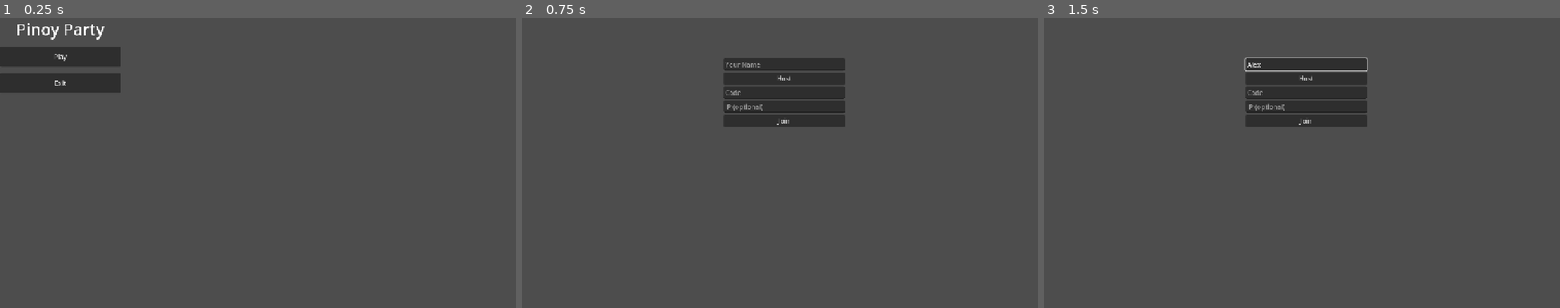
Above: before the commit, frames 1-3 (left to right).
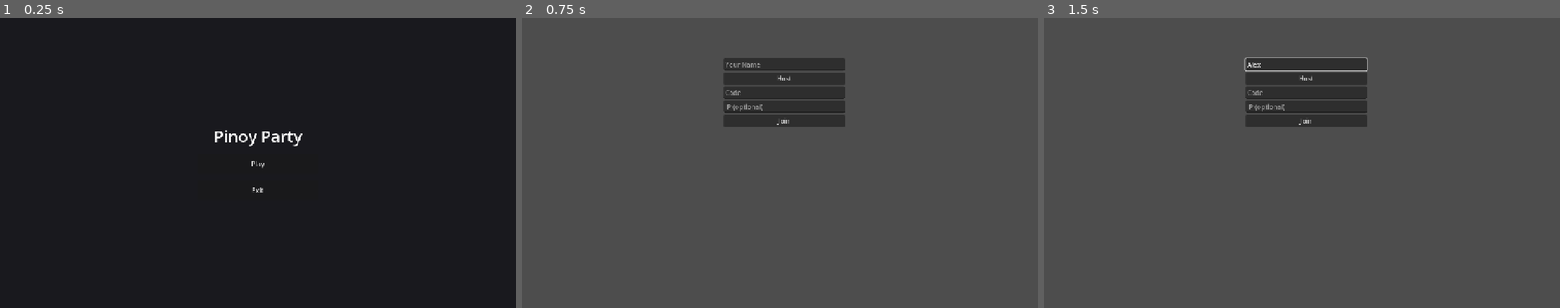
Above: after the commit, the same moments.

Repository: Zephyrdoestech/Pinoy-Party
Game: Godot game, scene res://scenes/ui/MainMenu.tscn
Same seed, same stepped clock (60 frames per second), same inputs: the game is played once before the commit and once after it.
Inputs (mouse positions are in pixels of both pictures, inside the frame that each line leads up to):
- Up to frame 1 (0.25 s): no input
- Up to frame 2 (0.75 s): click "Play" at 0.5 s
- Up to frame 3 (1.5 s): click (1307, 64) at 1.27 s; type "Alex" at 1.35 s

The runs differ from the first frame. In frame 1, 97% of the frame differs, in the area x 0-100%, y 0-100%; in frame 2, nothing differs; in frame 3, nothing differs.

Commit message:
main manu

Diff:
--- a/pinoy-party/data/trivia_questions.json
+++ b/pinoy-party/data/trivia_questions.json
@@ -1,12 +1,37 @@
 [
-  {
-	"question": "Which historical artifact can you find in the men's room of a Las Vegas casino?",
-	"options": ["Real moon rocks", "A piece of the Berlin Wall", "Lincoln's top hat", "A chunk of Stonehenge"],
-	"correct_index": 0
-  },
-  {
-	"question": "What is the national fruit of the Philippines?",
-	"options": ["Mango", "Durian", "Banana", "Pineapple"],
-	"correct_index": 0
-  }
+{
+"question": "What common green leafy vegetable in the Philippines is often called a 'miracle tree' because it is very rich in vitamins and iron?",
+"options": ["Cabbage", "Malunggay", "Lettuce", "Pechay"],
+"correct_index": 1
+},
+{
+"question": "In the health lessons taught in Philippine schools, which food group does rice belong to?",
+"options": ["Go foods", "Grow foods", "Glow foods", "Junk foods"],
+"correct_index": 0
+},
+{
+"question": "What small, round, green citrus fruit is very popular in the Philippines for making juice rich in Vitamin C?",
+"options": ["Mango", "Calamansi", "Coconut", "Watermelon"],
+"correct_index": 1
+},
+{
+"question": "Which of these is an example of a 'Grow' food that helps Filipino children build strong muscles?",
+"options": ["Kamote (Sweet Potato)", "Saging (Banana)", "Isda (Fish)", "Tinapay (Bread)"],
+"correct_index": 2
+},
+{
+"question": "What is the visual guide created by the government to help Filipinos eat a balanced healthy meal on a single plate?",
+"options": ["Pinggang Pinoy", "Food Pyramid", "Nutri-Plate", "Magic Plate"],
+"correct_index": 0
+},
+{
+"question": "Why is it important to eat 'Glow' foods like papaya and squash?",
+"options": ["They give us energy to run", "They help build our muscles", "They protect us from sickness and keep skin healthy", "They make us sleepy"],
+"correct_index": 2
+},
+{
+"question": "What nutritious drink is given in school feeding programs to help strengthen bones and teeth?",
+"options": ["Softdrinks", "Milk", "Coffee", "Iced Tea"],
+"correct_index": 1
+}
 ]
--- a/pinoy-party/scenes/ui/MainMenu.tscn
+++ b/pinoy-party/scenes/ui/MainMenu.tscn
@@ -4,5 +4,9 @@
 
 [node name="MainMenu" type="Control" unique_id=835569058]
 layout_mode = 3
-anchors_preset = 0
+anchors_preset = 15
+anchor_right = 1.0
+anchor_bottom = 1.0
+grow_horizontal = 2
+grow_vertical = 2
 script = ExtResource("1_vjtqc")
Not shown, changed: PinoyParty.exe~RF347b3b4f.TMP
